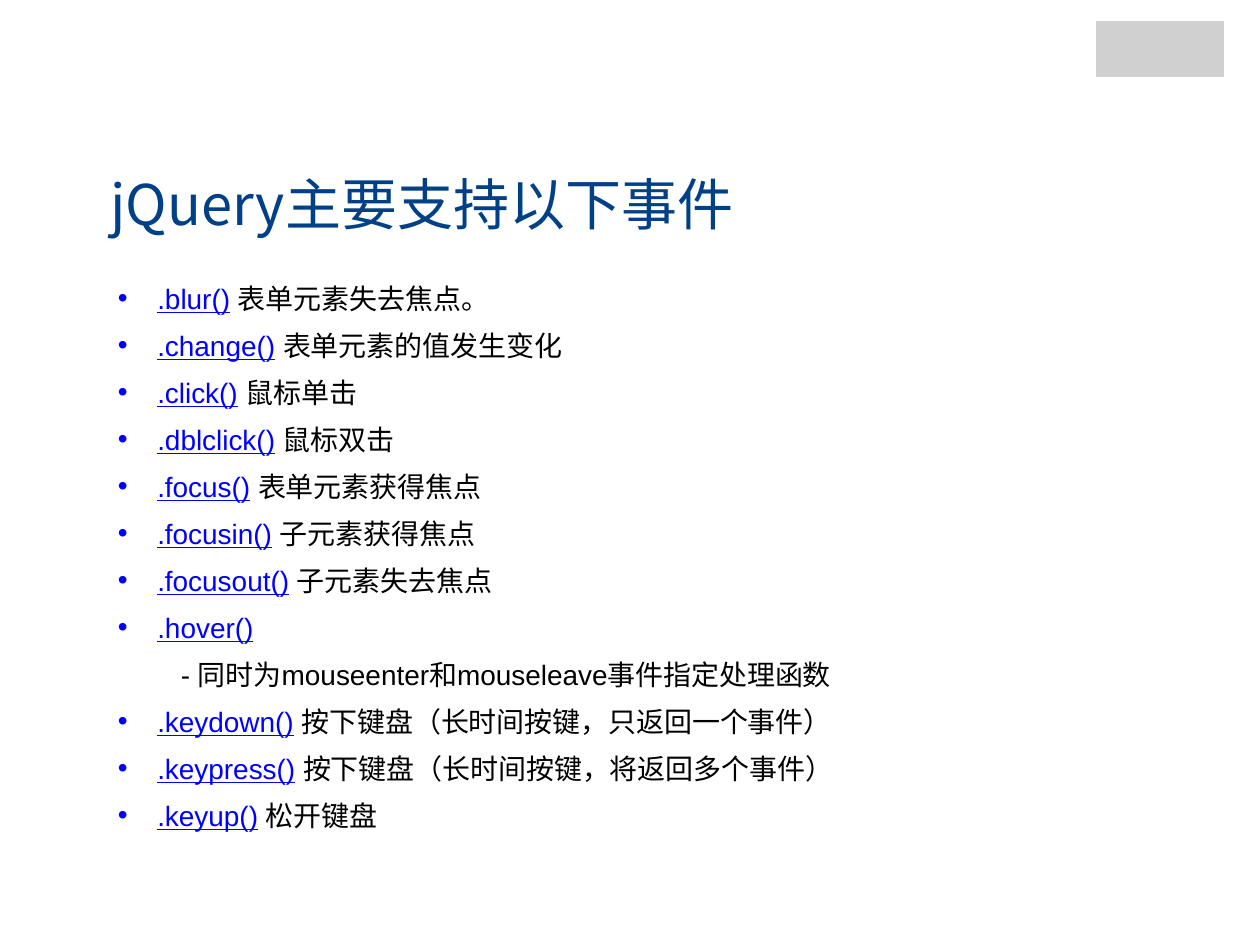
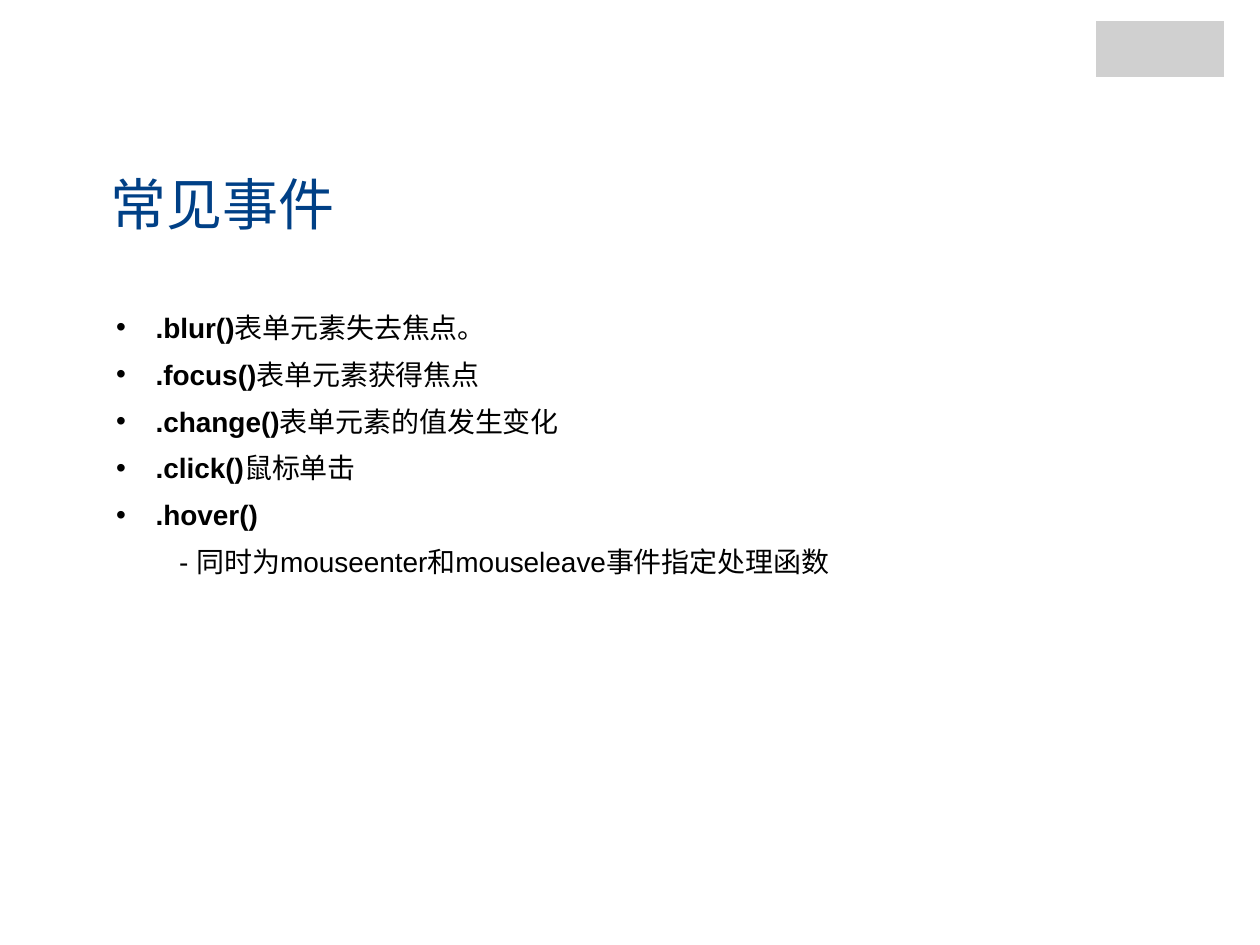
Before and after one commit to jianganglu/share-jquery-basic, a slide deck: slide 16 of jQuery基础应用.pptx. Drawn at 1260x945 pixels with LibreOffice and Linux fonts; fonts in the diff are those of the drawing; grey boxes stand for pictures; background and template pictures are left out. Boxes give left, top, right and bottom in pixels: in the first picture for what was removed or moved away, otherwise in the second. Text is boxed around its words. In the diff, an @@ line names an element or a change of style, - is before the commit and + after.

```diff
--- a/jQuery基础应用.pptx
+++ b/jQuery基础应用.pptx
@@ text at (111, 178, 335, 230): text changed @@
-jQuery主要支持以下事件
+常见事件
@@ text ".blur()表单元素失去焦点。": place and size @@
-text ".blur()表单元素失去焦点。" at (157, 285, 833, 831)
+text ".blur()表单元素失去焦点。" at (156, 316, 829, 575)
@@ text at (156, 316, 559, 484): text changed; text colour #0000FF to #000000; bold on @@
-• .blur() 表单元素失去焦点。
-• .change() 表单元素的值发生变化
-• .click() 鼠标单击
-• .dblclick() 鼠标双击
-• .focus() 表单元素获得焦点
-• .focusin() 子元素获得焦点
-• .focusout() 子元素失去焦点
+• .blur()表单元素失去焦点。
+• .focus()表单元素获得焦点
+• .change()表单元素的值发生变化
+• .click()鼠标单击
@@ text at (156, 504, 258, 531): text colour #0000FF to #000000, bold on, underline off in ".hover()" @@
@@ text at (157, 708, 833, 831): paragraphs removed @@
-• .keydown() 按下键盘（长时间按键，只返回一个事件）
-• .keypress() 按下键盘（长时间按键，将返回多个事件）
-• .keyup() 松开键盘
```
Also in this commit, not shown: 7 other slides changed, 1 slide removed, 4 other files.
